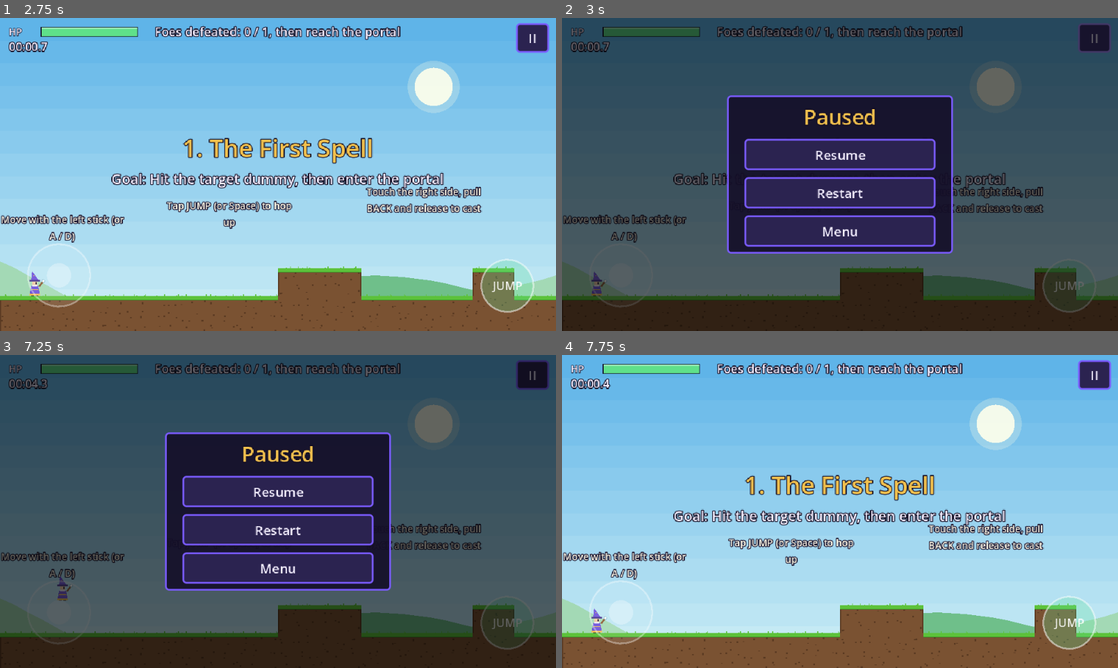
Above: before the commit, frames 1-4 (two rows, left to right).
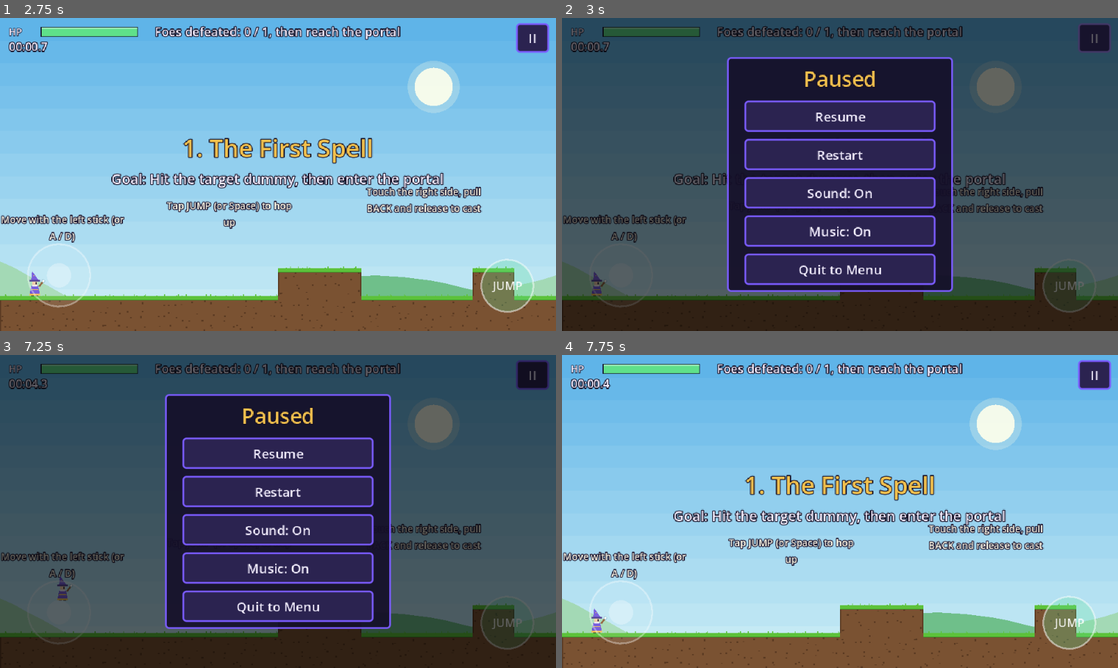
Above: after the commit, the same moments.

Repository: Lynnield/Arcane
Game: Godot game, scene res://scenes/ui/title.tscn
Same seed, same stepped clock (60 frames per second), same inputs: the game is played once before the commit and once after it.
Inputs (mouse positions are in pixels of both pictures, inside the frame that each line leads up to):
- Up to frame 1 (2.75 s): tap Enter at 0.5 s; move the mouse to (400, 158) at 0.52 s; hold D (move_right) 0.53-1.25 s; hold Space (jump) 0.53-1.25 s; click (400, 158) at 0.67 s; click "Offline Adventure" at 1.25 s; click "1. The First Spell Best --" at 2 s
- Up to frame 2 (3 s): click "II" at 2.75 s
- Up to frame 3 (7.25 s): click "Resume" at 3.5 s; tap Space (jump) at 4.25 s; drag from (166, 527) to (250, 574) at 4.27 s; move the mouse to (333, 442) at 5.02 s; hold A (move_left) 5.03-5.75 s; hold Space (jump) 5.03-5.75 s; drag from (250, 574) to (111, 464) at 5.77 s; move the mouse to (444, 558) at 6.52 s; hold D (move_right) from 6.53 s (still down); hold Space (jump) from 6.53 s (still down); tap Escape (pause) at 7.15 s
- Up to frame 4 (7.75 s): release D (move_right) at 7.25 s; release Space (jump) at 7.25 s; click "Restart" at 7.25 s

Frame 1 is identical in both runs. In frame 2, 15% of the frame differs, in the area x 29-71%, y 12-88%; in frame 3, 15%; in frame 4, nothing differs.

Commit message:
feat: sound and music on/off toggles with generated background music
Settings and the pause menu can switch sound effects and music on or off; both choices are saved. A looping chiptune is synthesized at startup so no audio files are needed (R10).

Diff:
--- a/scripts/autoload/save_system.gd
+++ b/scripts/autoload/save_system.gd
@@ -9,6 +9,8 @@
 var best_times: Dictionary = {}
 var best_stars: Dictionary = {}
 var master_volume := 0.8
+var sound_on := true
+var music_on := true
 var large_text := false
 var last_ip := ""
 
@@ -40,6 +42,10 @@
 	master_volume = clampf(_number(cfg.get_value("settings", "master_volume", 0.8), 0.8), 0.0, 1.0)
 	var big = cfg.get_value("settings", "large_text", false)
 	large_text = big is bool and big
+	var sfx = cfg.get_value("settings", "sound_on", true)
+	sound_on = not (sfx is bool) or sfx
+	var music = cfg.get_value("settings", "music_on", true)
+	music_on = not (music is bool) or music
 	var ip = cfg.get_value("settings", "last_ip", "")
 	last_ip = ip if ip is String else ""
 
@@ -53,6 +59,8 @@
 		cfg.set_value("best_stars", "level_%d" % i, best_stars[i])
 	cfg.set_value("settings", "master_volume", master_volume)
 	cfg.set_value("settings", "large_text", large_text)
+	cfg.set_value("settings", "sound_on", sound_on)
+	cfg.set_value("settings", "music_on", music_on)
 	cfg.set_value("settings", "last_ip", last_ip)
 	var err := cfg.save(PATH)
 	if err != OK:
--- a/scripts/autoload/sfx.gd
+++ b/scripts/autoload/sfx.gd
@@ -1,11 +1,14 @@
 extends Node
-## Tiny synthesized sound effects, so the project needs no audio files.
+## Tiny synthesized sound effects and a looping background tune, so the
+## project needs no audio files. Respects Save.sound_on / Save.music_on.
 
 const RATE := 22050
+const MUSIC_VOLUME_DB := -10.0
 
 var _sounds: Dictionary = {}
 var _players: Array[AudioStreamPlayer] = []
 var _next := 0
+var _music: AudioStreamPlayer
 
 
 func _ready() -> void:
@@ -26,15 +29,29 @@
 	_sounds["win"] = _tone(500.0, 1500.0, 0.6, "square", 0.15)
 	_sounds["lose"] = _tone(400.0, 100.0, 0.7, "square", 0.15)
 
+	_music = AudioStreamPlayer.new()
+	_music.stream = _make_music()
+	_music.volume_db = MUSIC_VOLUME_DB
+	add_child(_music)
+	update_music()
+
 
 func play(sound: String) -> void:
-	if not _sounds.has(sound):
+	if not Save.sound_on or not _sounds.has(sound):
 		return
 	var p := _players[_next]
 	_next = (_next + 1) % _players.size()
 	p.stream = _sounds[sound]
 	p.pitch_scale = randf_range(0.95, 1.05)
 	p.play()
+
+
+## Starts or stops the background tune to match Save.music_on.
+func update_music() -> void:
+	if Save.music_on and not _music.playing:
+		_music.play()
+	elif not Save.music_on and _music.playing:
+		_music.stop()
 
 
 func _tone(freq_start: float, freq_end: float, duration: float, wave: String, volume: float) -> AudioStreamWAV:
@@ -54,9 +71,48 @@
 			_:
 				s = sin(phase * TAU)
 		data.encode_s16(i * 2, int(s * volume * (1.0 - t) * 32767.0))
+	return _wav(data, false)
+
+
+## Calm minor-key arpeggio loop: Am - F - C - G, 2 s per chord.
+func _make_music() -> AudioStreamWAV:
+	var chords := [[57, 60, 64], [53, 57, 60], [48, 52, 55], [55, 59, 62]]
+	var chord_len := 2.0
+	var note_len := 0.25
+	var total := int(chords.size() * chord_len * RATE)
+	var data := PackedByteArray()
+	data.resize(total * 2)
+	var lead_phase := 0.0
+	var bass_phase := 0.0
+	for i in total:
+		var t := float(i) / RATE
+		var chord: Array = chords[int(t / chord_len) % chords.size()]
+		var step := int(t / note_len)
+		var pattern := [0, 1, 2, 1]
+		var note: int = chord[pattern[step % 4]] + 12
+		var note_t := fmod(t, note_len) / note_len
+		lead_phase += _midi_freq(note) / RATE
+		bass_phase += _midi_freq(chord[0] - 12) / RATE
+		var lead := (1.0 if fmod(lead_phase, 1.0) < 0.25 else -1.0) * 0.10 * (1.0 - note_t * 0.8)
+		var tri := 4.0 * absf(fmod(bass_phase, 1.0) - 0.5) - 1.0
+		var bass := tri * 0.22
+		data.encode_s16(i * 2, int(clampf(lead + bass, -1.0, 1.0) * 32767.0))
+	var wav := _wav(data, true)
+	wav.loop_end = total
+	return wav
+
+
+static func _midi_freq(note: int) -> float:
+	return 440.0 * pow(2.0, (note - 69) / 12.0)
+
+
+func _wav(data: PackedByteArray, loop: bool) -> AudioStreamWAV:
 	var wav := AudioStreamWAV.new()
 	wav.format = AudioStreamWAV.FORMAT_16_BITS
 	wav.mix_rate = RATE
 	wav.stereo = false
 	wav.data = data
+	if loop:
+		wav.loop_mode = AudioStreamWAV.LOOP_FORWARD
+		wav.loop_begin = 0
 	return wav
--- a/scripts/hud.gd
+++ b/scripts/hud.gd
@@ -144,16 +144,27 @@
 		return
 	if mode == "campaign":
 		get_tree().paused = true
-		show_menu("Paused", [
-			["Resume", resume],
-			["Restart", func() -> void: restart_requested.emit()],
-			["Menu", func() -> void: menu_requested.emit()],
-		])
+	_show_pause_menu()
+
+
+func _show_pause_menu() -> void:
+	var items := [["Resume", resume]]
+	if mode == "pvp":
+		items.append(["Leave Match", func() -> void: menu_requested.emit()])
 	else:
-		show_menu("Duel", [
-			["Resume", resume],
-			["Leave Match", func() -> void: menu_requested.emit()],
-		])
+		items.append(["Restart", func() -> void: restart_requested.emit()])
+	items.append(["Sound: " + ("On" if Save.sound_on else "Off"), func() -> void:
+		Save.sound_on = not Save.sound_on
+		Save.save_data()
+		_show_pause_menu()])
+	items.append(["Music: " + ("On" if Save.music_on else "Off"), func() -> void:
+		Save.music_on = not Save.music_on
+		Save.save_data()
+		Sfx.update_music()
+		_show_pause_menu()])
+	if mode != "pvp":
+		items.append(["Quit to Menu", func() -> void: menu_requested.emit()])
+	show_menu("Paused" if mode != "pvp" else "Duel", items)
 
 
 func resume() -> void:
--- a/scripts/ui/settings.gd
+++ b/scripts/ui/settings.gd
@@ -22,6 +22,15 @@
 	box.add_child(slider)
 	_update_volume_label()
 
+	box.add_child(_toggle("Sound effects", Save.sound_on, func(on: bool) -> void:
+		Save.sound_on = on
+		Save.save_data()
+		Sfx.play("click")))
+	box.add_child(_toggle("Music", Save.music_on, func(on: bool) -> void:
+		Save.music_on = on
+		Save.save_data()
+		Sfx.update_music()))
+
 	var big := CheckButton.new()
 	big.text = "Large text"
 	big.button_pressed = Save.large_text
@@ -32,6 +41,15 @@
 	_reset_button = UiKit.button("Reset Progress", _on_reset)
 	box.add_child(_reset_button)
 	box.add_child(UiKit.button("Back", func() -> void: Game.goto(Game.MAIN_MENU)))
+
+
+func _toggle(text: String, on: bool, action: Callable) -> CheckButton:
+	var check := CheckButton.new()
+	check.text = text
+	check.button_pressed = on
+	check.focus_mode = Control.FOCUS_NONE
+	check.toggled.connect(action)
+	return check
 
 
 func _on_volume_changed(value: float) -> void:
